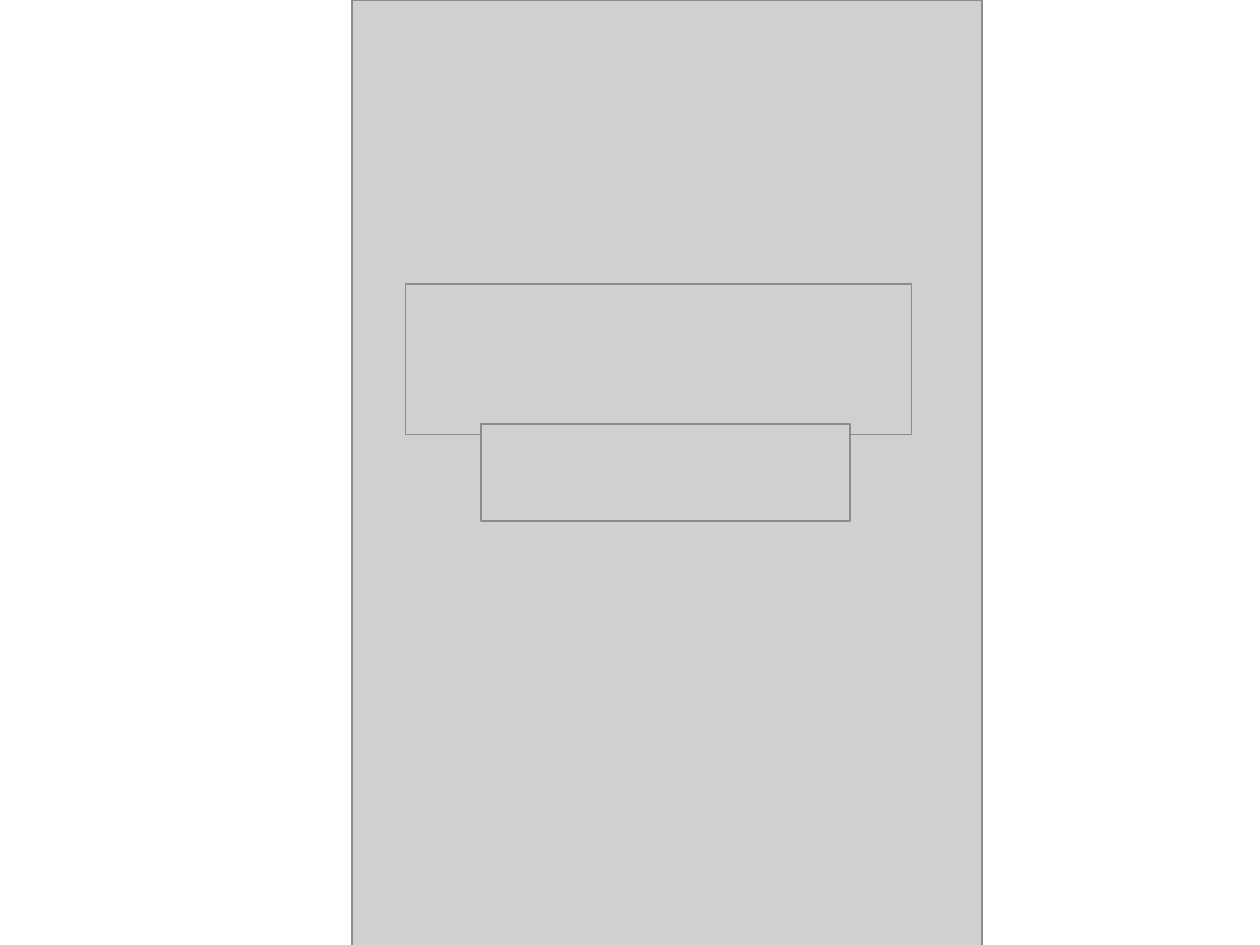
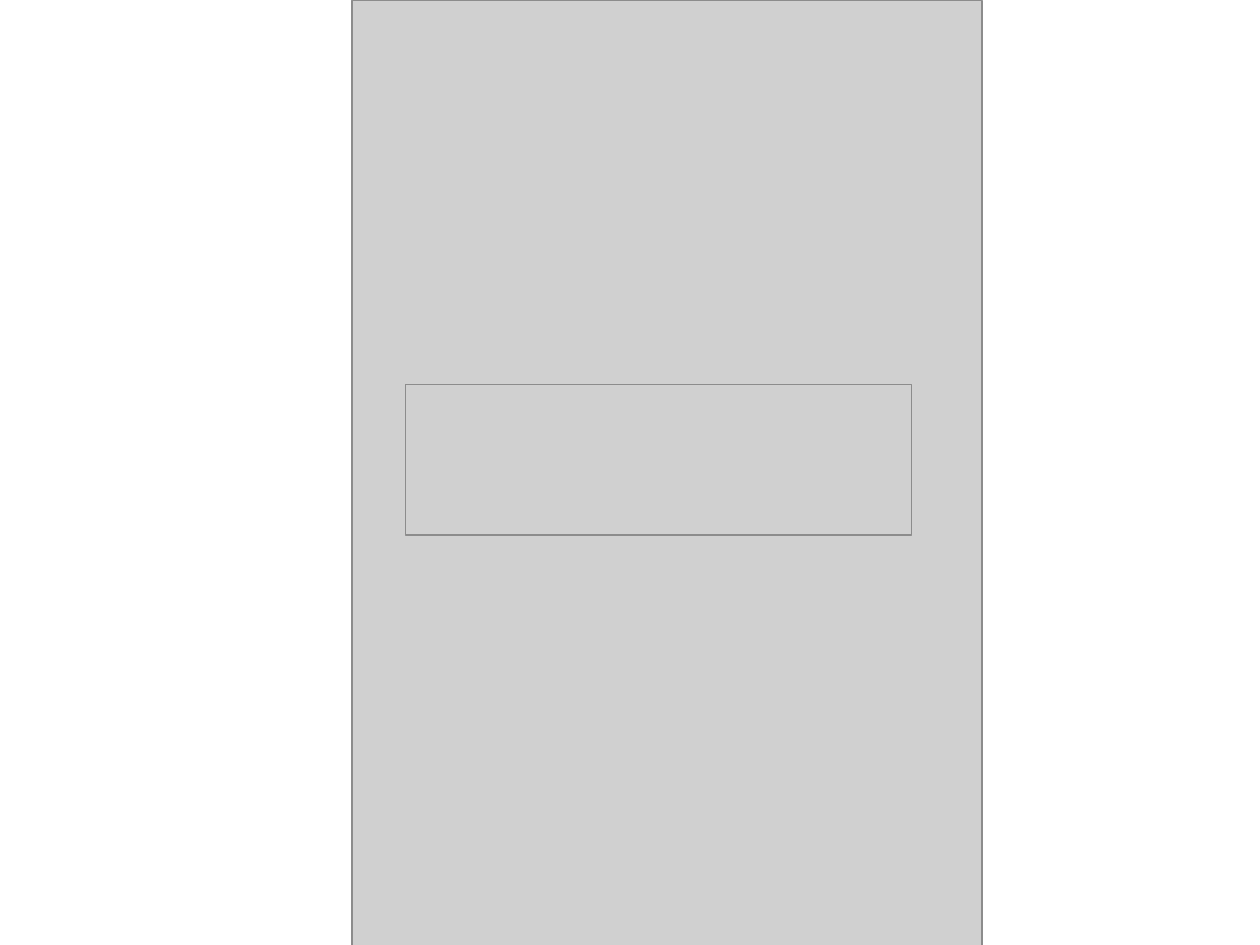
Before and after one commit to V3690/Design, a slide deck: slide 7 of 제작/로고 제작.pptx. Drawn at 1260x945 pixels with LibreOffice and Linux fonts; fonts in the diff are those of the drawing; grey boxes stand for pictures. Boxes give left, top, right and bottom in pixels: in the first picture for what was removed or moved away, otherwise in the second. Text is boxed around its words. In the diff, an @@ line names an element or a change of style, - is before the commit and + after.

```diff
--- a/제작/로고 제작.pptx
+++ b/제작/로고 제작.pptx
@@ picture: place and size @@
-picture at [406,284,911,433]
+picture at [406,384,911,534]
@@ picture removed at [481,423,850,520] @@
```
Also in this commit, not shown: 8 other files.
